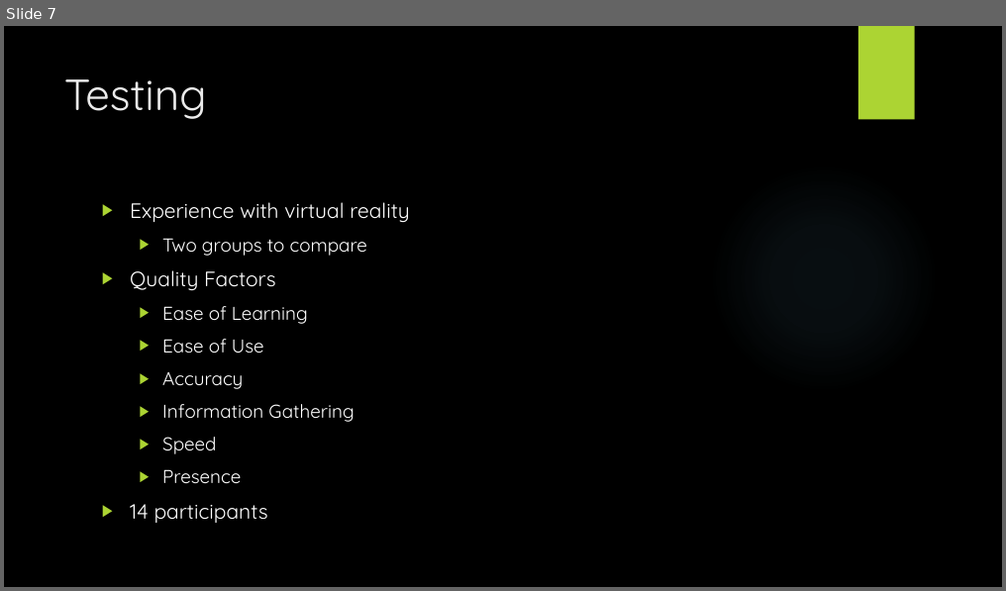
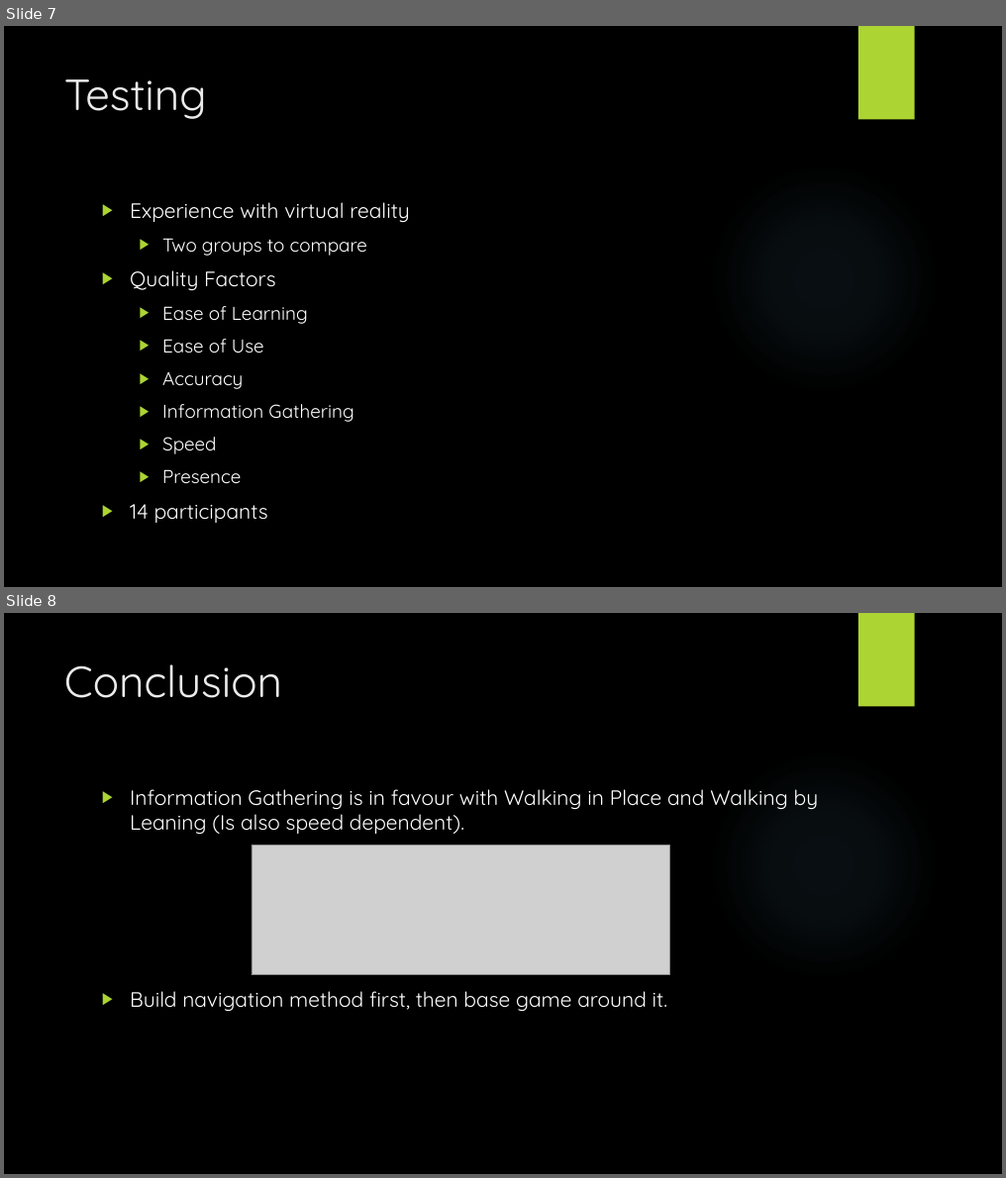
Before and after one commit to c4tTi/navVR, a slide deck: documents/presentation/Navigation in VR Space.pptx. Shown one above the other, each under a label of ours: slide 7 before the commit, slides 7 and 8 after it. The pictures are 1006x591 and 1006x1178 pixels, drawn with LibreOffice and Linux fonts; fonts in the diff are those of the drawing; grey boxes stand for pictures; background and template pictures are left out. Boxes give left, top, right and bottom in pixels: in the first picture for what was removed or moved away, otherwise in the second. Text is boxed around its words. In the diff, an @@ line names an element or a change of style, - is before the commit and + after.

```diff
--- a/documents/presentation/Navigation in VR Space.pptx
+++ b/documents/presentation/Navigation in VR Space.pptx
@@ slide 8 added at bbox=[4, 613, 1002, 1174], background picture (left out); not listed: 2 template elements that a slide beside it also shows @@
@@ title added at bbox=[64, 664, 282, 698], 42 pt, text #EBEBEB @@
+Conclusion
@@ text added at bbox=[130, 789, 819, 1012], 20 pt, text #FFFFFF @@
+▶ Information Gathering is in favour with Walking in Place and Walking by Leaning (Is also speed dependent).
+▶ Build navigation method first, then base game around it.
@@ picture added at bbox=[252, 845, 669, 975] @@
```
Also in this commit, not shown: 1 slide changed, 1 other slide added, 1 slide removed.
